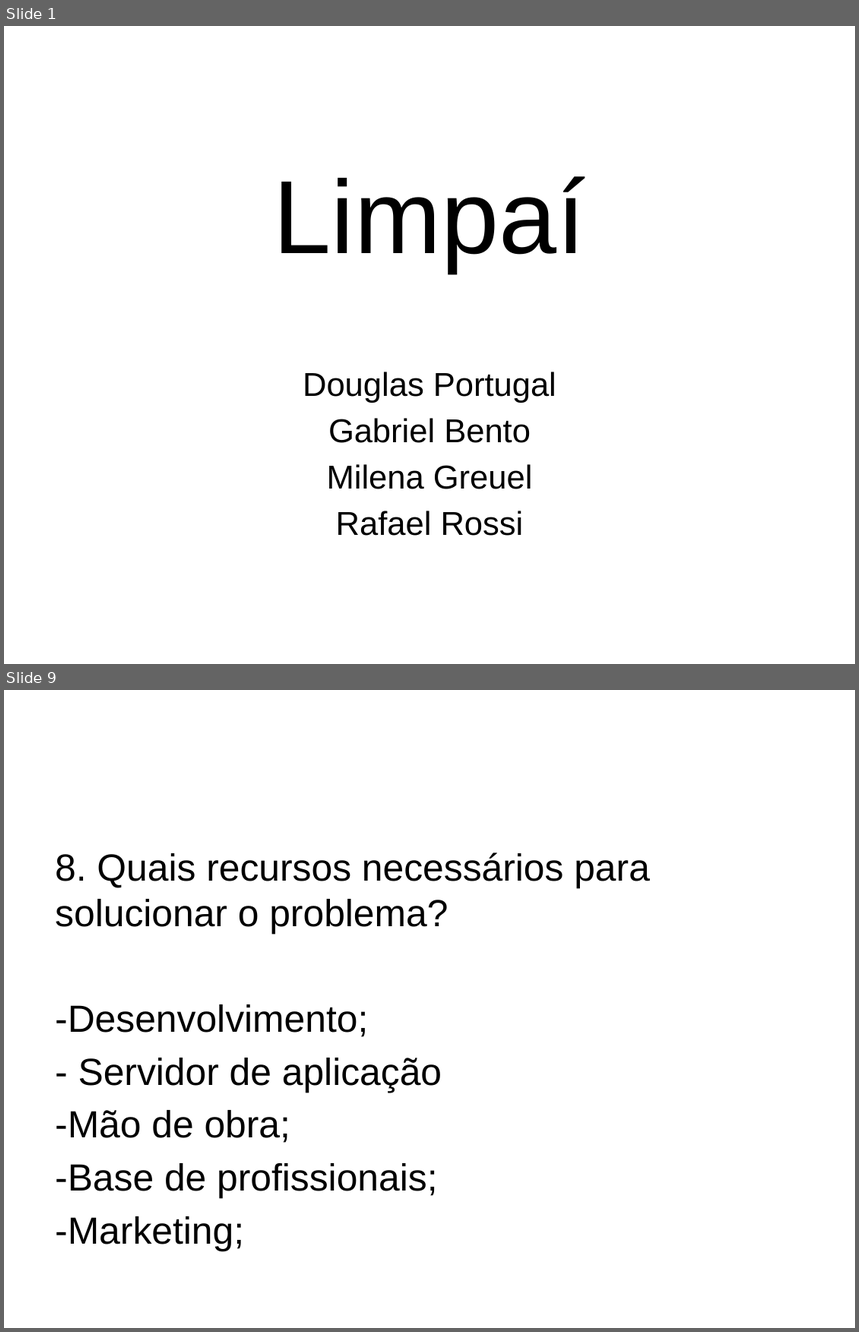
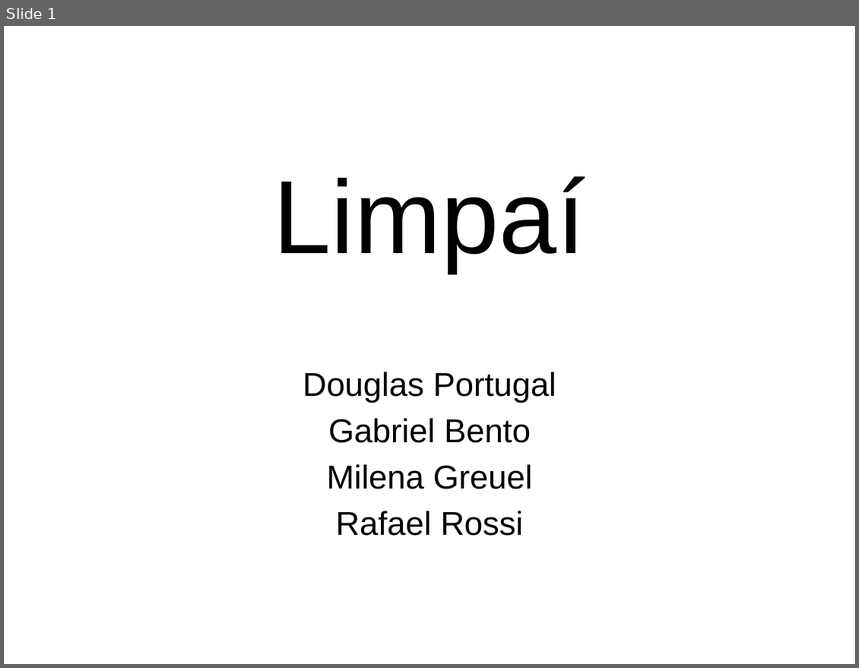
Before and after one commit to douglas-oliveira/Limpai, a slide deck: Docs/Projeto de software apresentação.pptx. Shown one above the other, each under a label of ours: slides 1 and 9 before the commit, slide 1 after it; the slides between them are not shown. The pictures are 859x1332 and 859x668 pixels, drawn with LibreOffice and Linux fonts; fonts in the diff are those of the drawing; background and template pictures are left out. Boxes give left, top, right and bottom in pixels: in the first picture for what was removed or moved away, otherwise in the second. Text is boxed around its words. In the diff, an @@ line names an element or a change of style, - is before the commit and + after.

```diff
--- a/Docs/Projeto de software apresentação.pptx
+++ b/Docs/Projeto de software apresentação.pptx
@@ slide 9 removed at bbox=[4, 690, 855, 1328], background picture (left out) @@
@@ text removed at bbox=[55, 853, 650, 1252] @@
-8. Quais recursos necessários para solucionar o problema?
--Desenvolvimento;
-- Servidor de aplicação
--Mão de obra;
--Base de profissionais;
--Marketing;
```
Also in this commit, not shown: 3 slides changed, 2 slides added, 9 other slides removed.
